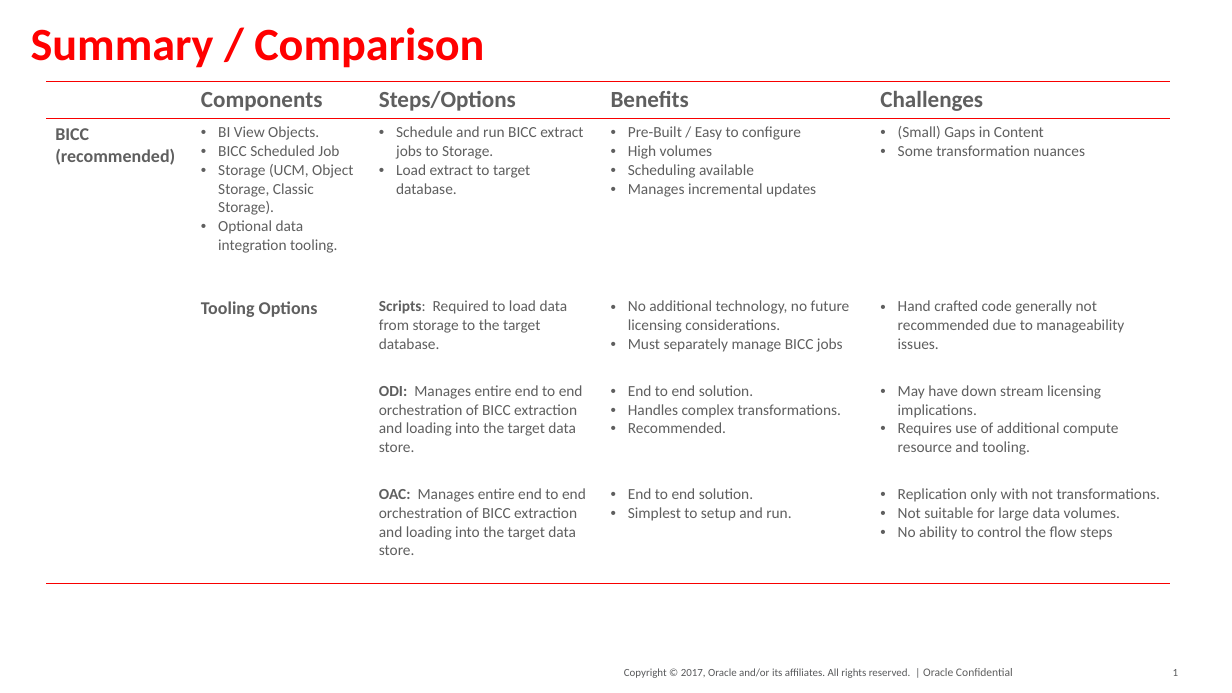
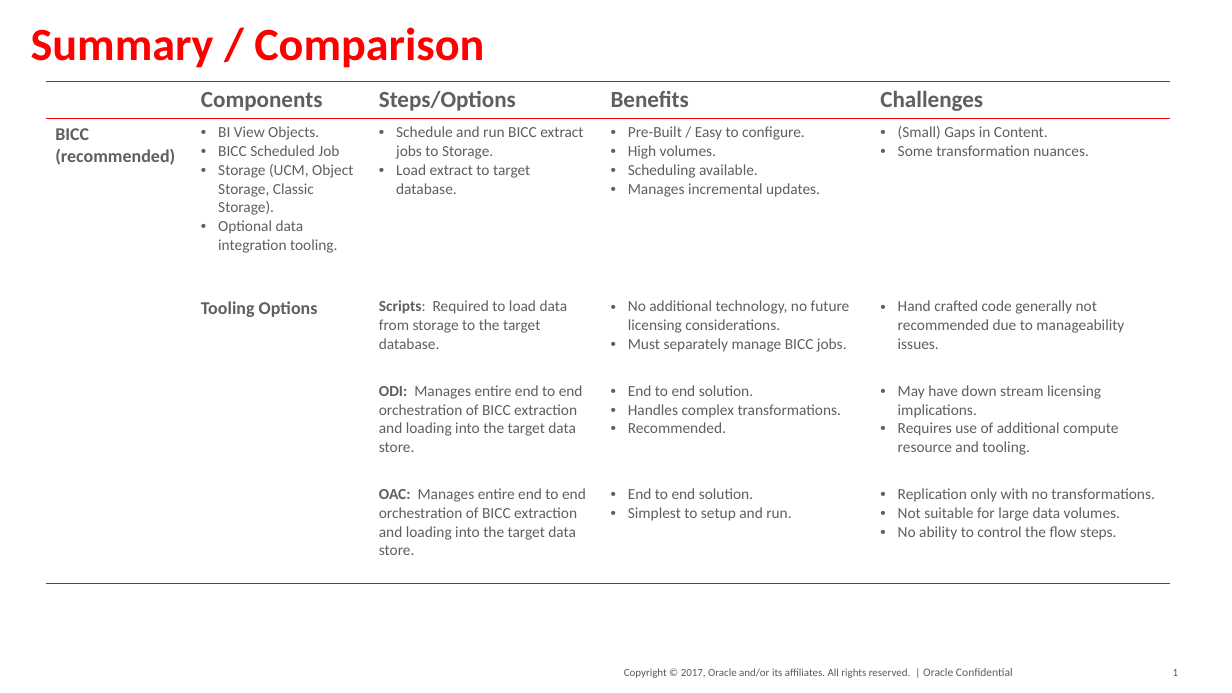
Before and after one commit to dgcameron/erpcloudextract, a slide deck: slide 1 of Architecture_Options_for_Fusion_Data_Extraction.pptx. Drawn at 1232x693 pixels with LibreOffice and Linux fonts; fonts in the diff are those of the drawing; background and template pictures are left out. Boxes give left, top, right and bottom in pixels: in the first picture for what was removed or moved away, otherwise in the second. Text is boxed around its words. In the diff, an @@ line names an element or a change of style, - is before the commit and + after.

Commit message:
updates

```diff
--- a/Architecture_Options_for_Fusion_Data_Extraction.pptx
+++ b/Architecture_Options_for_Fusion_Data_Extraction.pptx
@@ table at [46, 81, 1172, 579] @@
-row 2, column 4: Pre-Built / Easy to configure / High volumes / Scheduling available / Manages incremental updates
+row 2, column 4: Pre-Built / Easy to configure. / High volumes. / Scheduling available. / Manages incremental updates.
-row 2, column 5: (Small) Gaps in Content / Some transformation nuances
+row 2, column 5: (Small) Gaps in Content. / Some transformation nuances.
-row 3, column 4: No additional technology, no future licensing considerations. / Must separately manage BICC jobs
+row 3, column 4: No additional technology, no future licensing considerations. / Must separately manage BICC jobs.
-row 5, column 5: Replication only with not transformations. / Not suitable for large data volumes. / No ability to control the flow steps
+row 5, column 5: Replication only with no transformations. / Not suitable for large data volumes. / No ability to control the flow steps.
```
